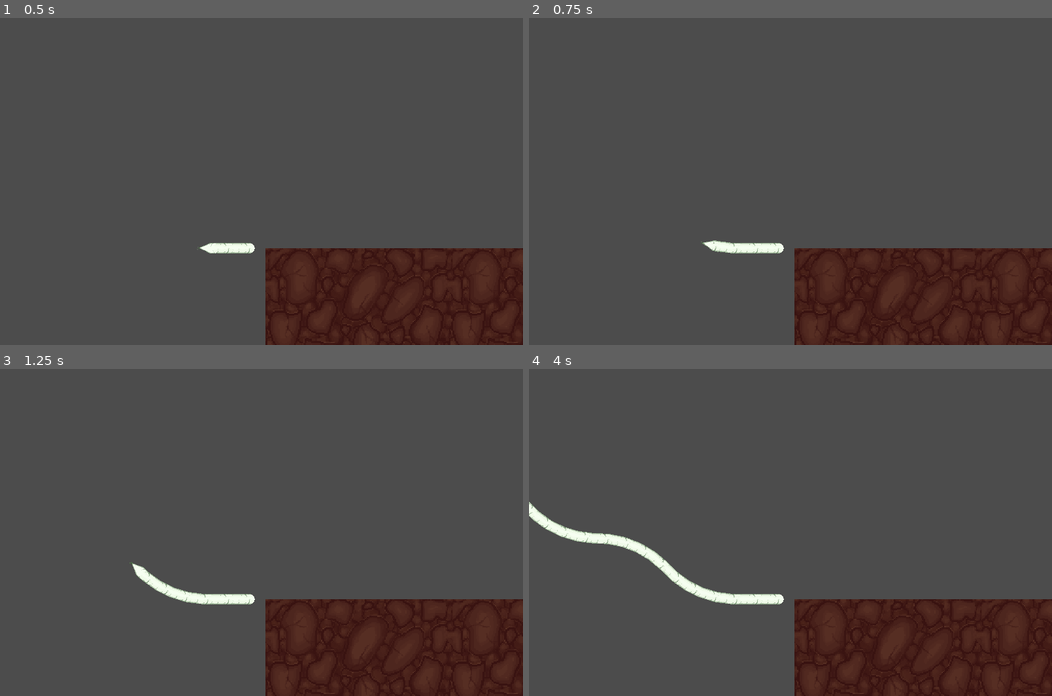
Above: before the commit, frames 1-4 (two rows, left to right).
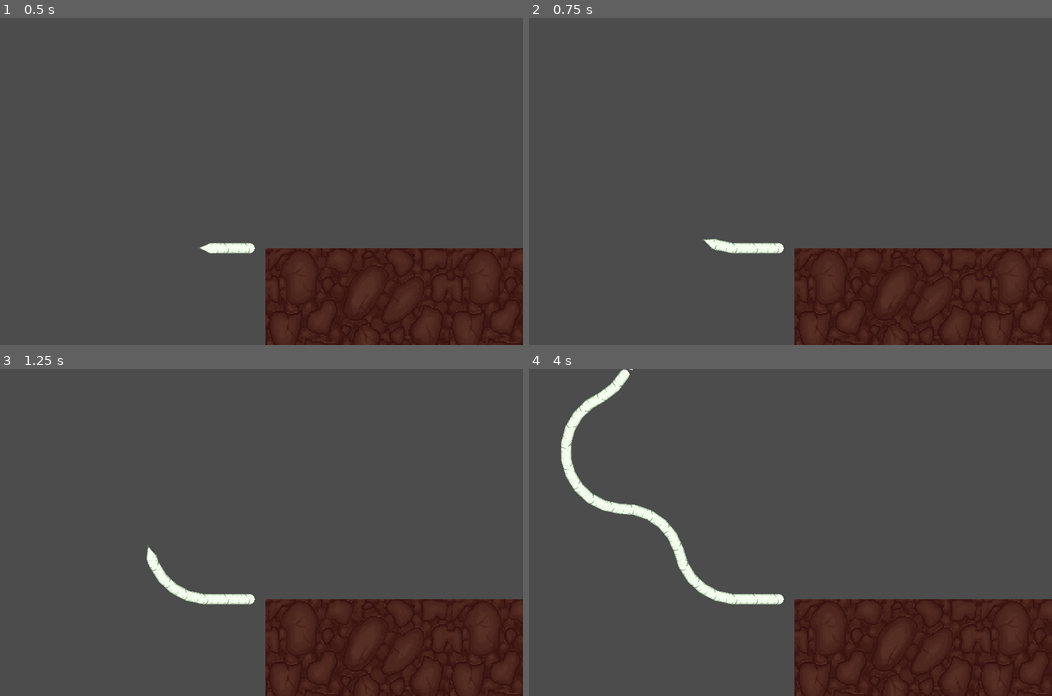
Above: after the commit, the same moments.

Repository: 0xOnyx/GGJ
Game: Godot game, scene res://scenes/main.tscn
Two runs of this game, one before a commit and one after it. Both use one fixed random seed, a clock stepped at 60 frames per second and the inputs below.
Inputs:
- Up to frame 1 (0.5 s): no input
- Up to frame 2 (0.75 s): tap Enter at 0.5 s; hold D (right) from 0.53 s (still down)
- Up to frame 3 (1.25 s): keep holding D (right)
- Up to frame 4 (4 s): release D (right) at 1.28 s; hold A (left) 1.28-2.03 s; hold D (right) 2.03-3.53 s; hold A (left) from 3.53 s (still down)

Frame 1 is identical in both runs. In frame 2, less than 0.1% of the frame differs, in the area x 32-43%, y 67-72%; in frame 3, 0.6%; in frame 4, 3.2%, in the area x 0-43%, y 0-72%.

Commit message:
subsurface collectables

Diff:
--- /dev/null
+++ b/scenes/collectable.tscn
@@ -0,0 +1,32 @@
+[gd_scene load_steps=4 format=2]
+
+[ext_resource path="res://assets/seed_final.png" type="Texture" id=1]
+[ext_resource path="res://scripts/collectable.gd" type="Script" id=2]
+
+[sub_resource type="CircleShape2D" id=1]
+radius = 9.0
+
+[node name="Collectable" type="Area2D"]
+script = ExtResource( 2 )
+
+[node name="Sprite" type="Sprite" parent="."]
+scale = Vector2( 0.40625, 0.40625 )
+texture = ExtResource( 1 )
+
+[node name="CollisionShape2D" type="CollisionShape2D" parent="."]
+shape = SubResource( 1 )
+
+[node name="DeathParticles" type="CPUParticles2D" parent="."]
+emitting = false
+explosiveness = 1.0
+emission_shape = 1
+emission_sphere_radius = 4.44
+spread = 180.0
+gravity = Vector2( 0, 0 )
+initial_velocity = 31.58
+initial_velocity_random = 0.66
+
+[node name="DeathparticlesTimer" type="Timer" parent="."]
+
+[connection signal="body_entered" from="." to="." method="_on_Collectable_body_entered"]
+[connection signal="timeout" from="DeathparticlesTimer" to="." method="_on_DeathparticlesTimer_timeout"]
--- /dev/null
+++ b/scenes/subsurface.tscn
@@ -0,0 +1,12 @@
+[gd_scene load_steps=3 format=2]
+
+[ext_resource path="res://scenes/root.tscn" type="PackedScene" id=1]
+[ext_resource path="res://scenes/collectable.tscn" type="PackedScene" id=2]
+
+[node name="Node2D" type="Node2D"]
+
+[node name="Root" parent="." instance=ExtResource( 1 )]
+position = Vector2( 72, 71 )
+
+[node name="Collectable" parent="." instance=ExtResource( 2 )]
+position = Vector2( 164, 145 )
--- /dev/null
+++ b/scripts/collectable.gd
@@ -0,0 +1,21 @@
+extends Area2D
+
+
+# Declare member variables here. Examples:
+# var a = 2
+# var b = "text"
+
+
+# Called when the node enters the scene tree for the first time.
+func _ready():
+	pass # Replace with function body.
+
+func _on_Collectable_body_entered(body):
+	print(body.get_name(), " hit collectable")
+	$DeathParticles.set_emitting(true)
+	$DeathparticlesTimer.start()
+	$Sprite.set_visible(false)
+	$DeathparticlesTimer.wait_time = $DeathParticles.lifetime * 2
+
+func _on_DeathparticlesTimer_timeout():
+	queue_free()
--- a/scripts/root.gd
+++ b/scripts/root.gd
@@ -1,7 +1,7 @@
 extends KinematicBody2D
 
 export (int) var speed = 100
-export (float) var rotation_speed = 1.1
+export (float) var rotation_speed = 1.8
 
 var velocity = Vector2()
 var rotation_dir = 0
Binary file added: assets/seed_final.png
Not shown, added: assets/seed_final.png.import
Not shown: 1 places in scenes/main.tscn that only renumber resources
